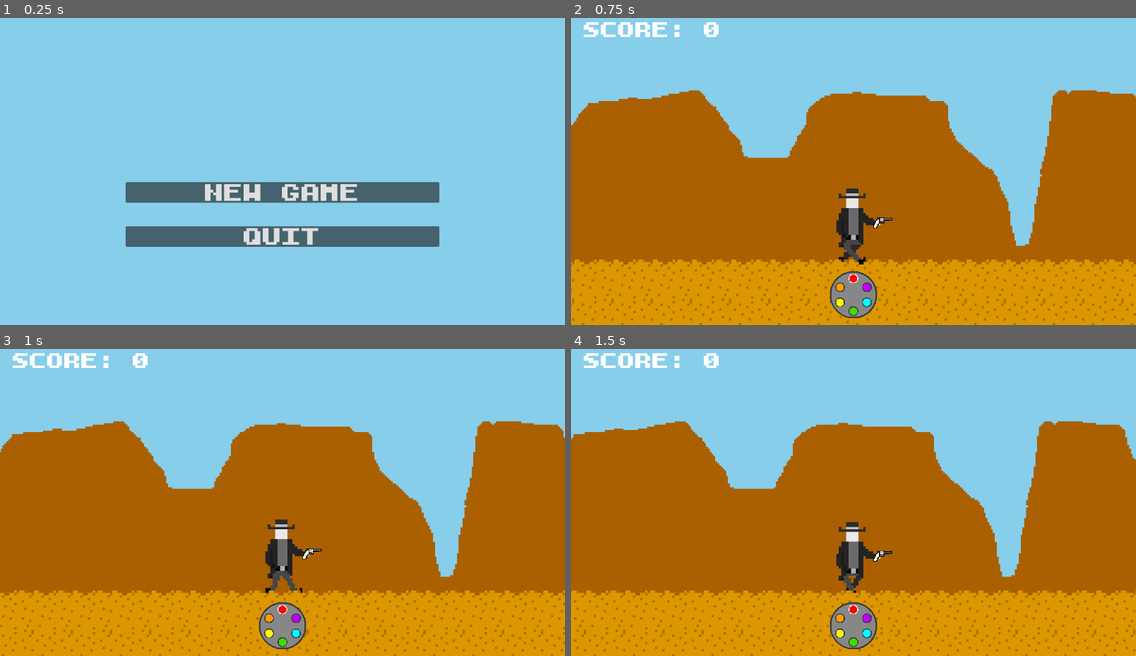
Above: before the commit, frames 1-4 (two rows, left to right).
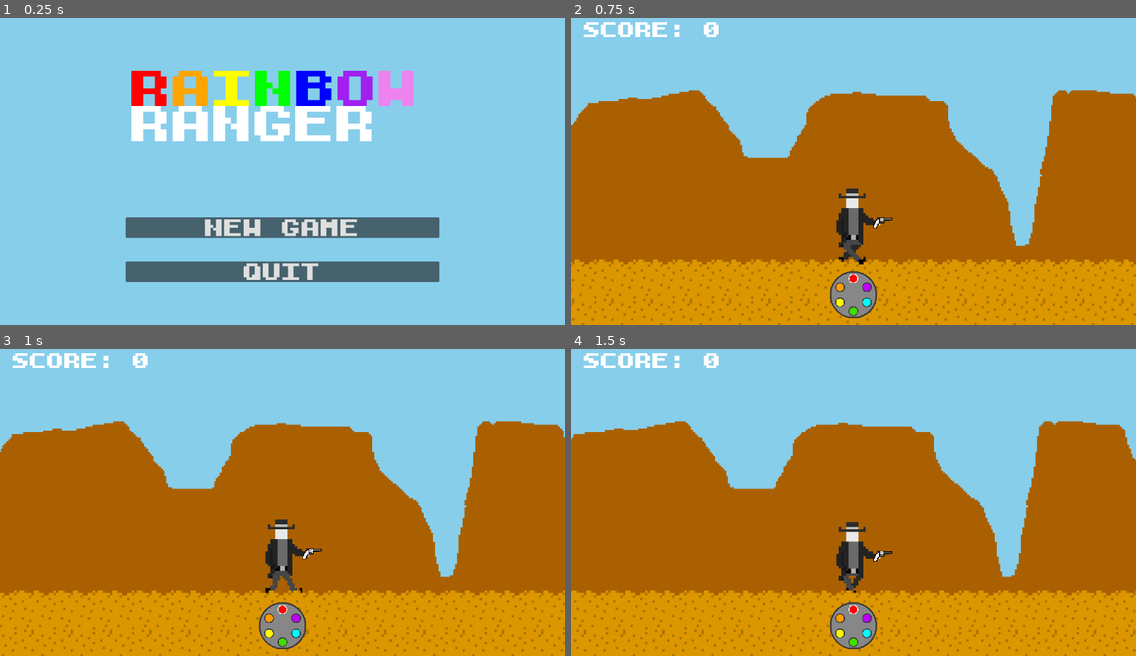
Above: after the commit, the same moments.

Repository: kedrickfudala/One-Button-Game-Jam
Game: Godot game, scene res://src/levels/world.tscn
Same seed, same stepped clock (60 frames per second), same inputs: the game is played once before the commit and once after it.
Inputs (mouse positions are in pixels of both pictures, inside the frame that each line leads up to):
- Up to frame 1 (0.25 s): no input
- Up to frame 2 (0.75 s): click "new game" at 0.5 s
- Up to frame 3 (1 s): no input
- Up to frame 4 (1.5 s): tap Enter (ui_accept) at 1.25 s; move the mouse to (977, 481) at 1.27 s

The runs differ from the first frame. In frame 1, 18% of the frame differs, in the area x 22-78%, y 17-87%; in frame 2, nothing differs; in frame 3, nothing differs; in frame 4, nothing differs.

Commit message:
title updated

Diff:
--- a/src/interface/main_menu.tscn
+++ b/src/interface/main_menu.tscn
@@ -1,9 +1,21 @@
-[gd_scene load_steps=2 format=3 uid="uid://c0h87j1vh34c1"]
+[gd_scene load_steps=3 format=3 uid="uid://c0h87j1vh34c1"]
 
 [ext_resource type="PackedScene" uid="uid://cxmvg6ugpwffk" path="res://src/interface/main_menu_buttons.tscn" id="1_pusp2"]
+[ext_resource type="FontFile" uid="uid://cv4hf6knhmo43" path="res://assets/resources/cc.yal.6w6.block.uc.ttf" id="2_b2m0g"]
 
 [node name="MainMenu" type="CanvasLayer"]
 
 [node name="MainMenuButtons" parent="." instance=ExtResource("1_pusp2")]
-offset_top = 100.0
-offset_bottom = 100.0
+offset_top = 172.0
+offset_bottom = 172.0
+
+[node name="Rainbow" type="RichTextLabel" parent="."]
+offset_left = 268.0
+offset_top = 128.0
+offset_right = 898.0
+offset_bottom = 389.0
+theme_override_fonts/normal_font = ExtResource("2_b2m0g")
+theme_override_font_sizes/normal_font_size = 191
+bbcode_enabled = true
+text = "[color=red]R[/color][color=orange]A[/color][color=yellow]I[/color][color=green]N[/color][color=blue]B[/color][color=purple]O[/color][color=violet]W[/color]
+Ranger"
